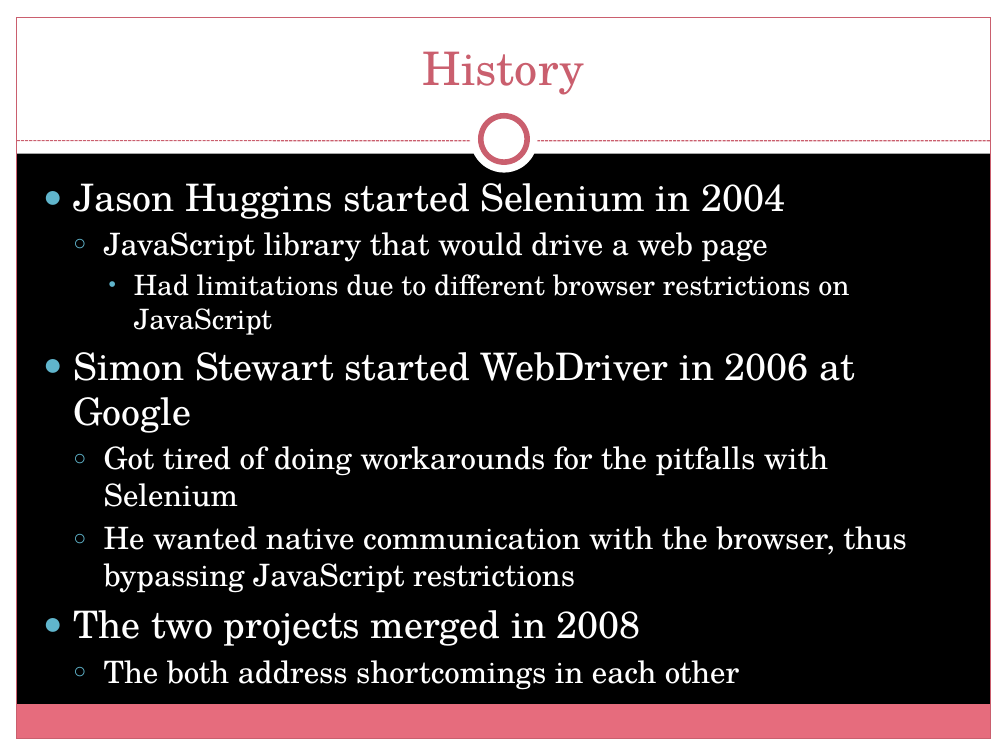
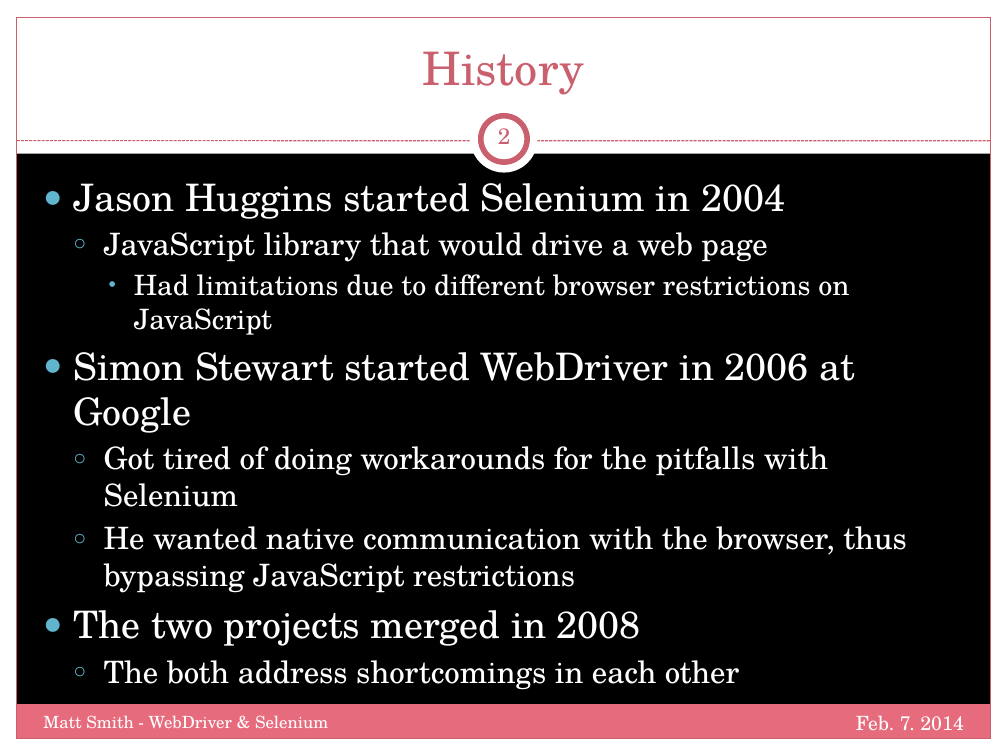
Before and after one commit to mtscout6/my-presentations, a slide deck: slide 2 of WebDriver/Slides.pptx. Drawn at 1008x756 pixels with LibreOffice and Linux fonts; fonts in the diff are those of the drawing; background and template pictures are left out. Boxes give left, top, right and bottom in pixels: in the first picture for what was removed or moved away, otherwise in the second. Text is boxed around its words. In the diff, an @@ line names an element or a change of style, - is before the commit and + after.

```diff
--- a/WebDriver/Slides.pptx
+++ b/WebDriver/Slides.pptx
@@ page number added at <box>498,128,510,144</box>, 16 pt, text #CB5F6E @@
+2
@@ text added at <box>43,715,328,728</box>, 12 pt, text #FFFFFF @@
+Matt Smith - WebDriver & Selenium
@@ text added at <box>856,715,964,730</box>, 14 pt, text #FFFFFF @@
+Feb. 7. 2014
```
Also in this commit, not shown: 3 other slides changed, 7 slides added.
